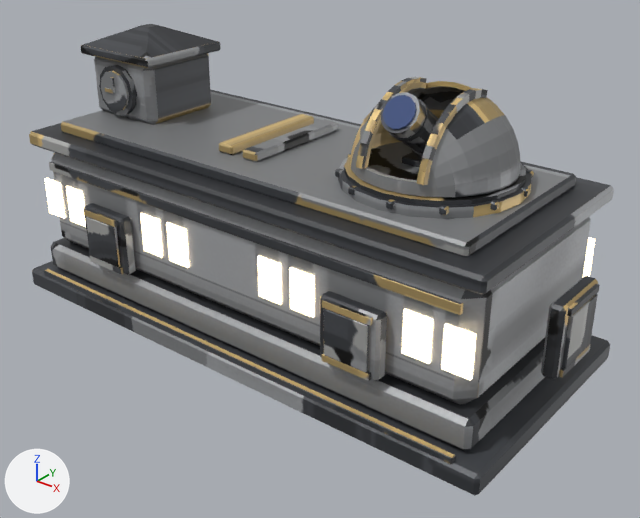
The FBX model SpaceStation/Assets/_Project/Art/Models/Modules/SM_School.fbx: old version first, new version second.
One viewpoint serves both versions: a 50 mm lens placed at (1.214, -2.028, 1.081), pointed at (-0.388, -0.026, -0.16). The axes (+X, +Y, +Z) are drawn at lower left. The lights are the same throughout. The first picture is the older version. Where no turn or scale is listed for an object, it has been applied to the vertices.

The scene before the commit, as lines of its bpy script (objects in view):
```python
me_schoolwindows_010 = bpy.data.meshes.new('SchoolWindows.010')
me_schoolwindows_010.from_pydata(...)  # 384 vertices, 416 faces; spans x -1.35..0.35, y -0.36..0.36, z -0.15..-0.01
me_schoolwindows_010.materials.append(mat_window)  # beige #ffeac4, glowing beige #ffeac4
me_smn_school_010 = bpy.data.meshes.new('SMN_School.010')
me_smn_school_010.from_pydata(...)  # 2328 vertices, 3004 faces; spans x -1.48..0.48, y -0.42..0.42, z -0.44..0.48
me_smn_school_010.materials.append(mat_tex_school)  # picture img_t_school_basecolor_png
me_telescopelens_001 = bpy.data.meshes.new('TelescopeLens.001')
me_telescopelens_001.from_pydata(...)  # 32 vertices, 18 faces; spans x -0.046..0.046, y -0.2167..-0.1574, z 0.392..0.472
me_telescopelens_001.materials.append(mat_fx_telescopelens)  # blue #506190
ob_schoolwindows = bpy.data.objects.new('SchoolWindows', me_schoolwindows_010)
ob_schoolwindows.location = (0.0, 0.0, 0.0)
ob_smn_school = bpy.data.objects.new('SMN_School', me_smn_school_010)
ob_smn_school.location = (0.0, 0.0, 0.0)
ob_telescopelens = bpy.data.objects.new('TelescopeLens', me_telescopelens_001)
ob_telescopelens.location = (0.0, 0.0, 0.0)
```
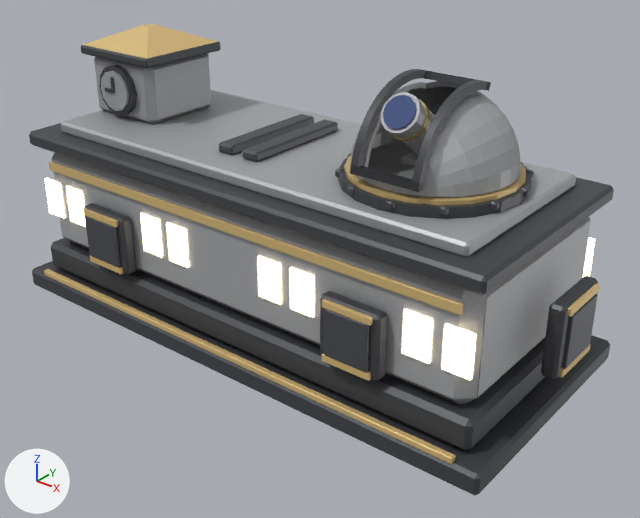
Changed parts and their boxes [x1, y1, x2, y2] in the pictures (640 x 518 px; the box of a moved part takes in the faces that stretch with it):
part 1 of me_smn_school_010, moved or reshaped: before [419, 158, 433, 173]; after [350, 165, 424, 192]
part 2 of me_smn_school_010, moved or reshaped: before [477, 88, 488, 98]; after [420, 69, 491, 90]
part 3 of me_smn_school_010, deleted: before [470, 88, 482, 99]
part 4 of me_smn_school_010, moved or reshaped: before [356, 77, 476, 185]; after [351, 69, 491, 192]
part 5 of me_smn_school_010, surface changed: [29, 24, 614, 467] in both

Edits to the bpy script that builds the scene:
```text
Change me_smn_school_010:
    used by ob_smn_school; location = (0.0, 0.0, 0.0)
    remove me_smn_school_010.from_pydata(...)  # 2328 vertices, 3004 faces; spans x -1.48..0.48, y -0.42..0.42, z -0.44..0.48
    add me_smn_school_010.from_pydata(...)  # 2352 vertices, 3068 faces; spans x -1.48..0.48, y -0.42..0.42, z -0.44..0.49
    me_smn_school_010 part 1: the loose piece of 8 vertices spanning x 0.09..0.11, y -0.22..-0.19, z 0.3..0.33 is scaled about its middle by (10.7, 0.857, 0.692), then moved by (-0.1, -0.03, -0.05)
    me_smn_school_010 part 2: the loose piece of 8 vertices spanning x 0.09..0.11, y 0.04..0.07, z 0.43..0.46 is scaled about its middle by (10.7, 0.676, 0.961), then moved by (-0.1, 0.02, 0.02)
    me_smn_school_010 part 3: the loose piece of 8 vertices spanning x 0.09..0.11, y 0.01..0.04, z 0.44..0.46 is deleted
    me_smn_school_010 part 4: 4 vertices moved within x -0.11..0.11, y -0.19, z 0.36; 136 vertices removed from x -0.11..0.11, y -0.22..0.07, z 0.27..0.46; 168 vertices added at x -0.11..0.11, y -0.25..0.09, z 0.26..0.49
    me_smn_school_010 part 5: 2832 kept faces spanning x -1.48..0.48, y -0.42..0.42, z -0.44..0.48 get new texture (UV) coordinates
```
